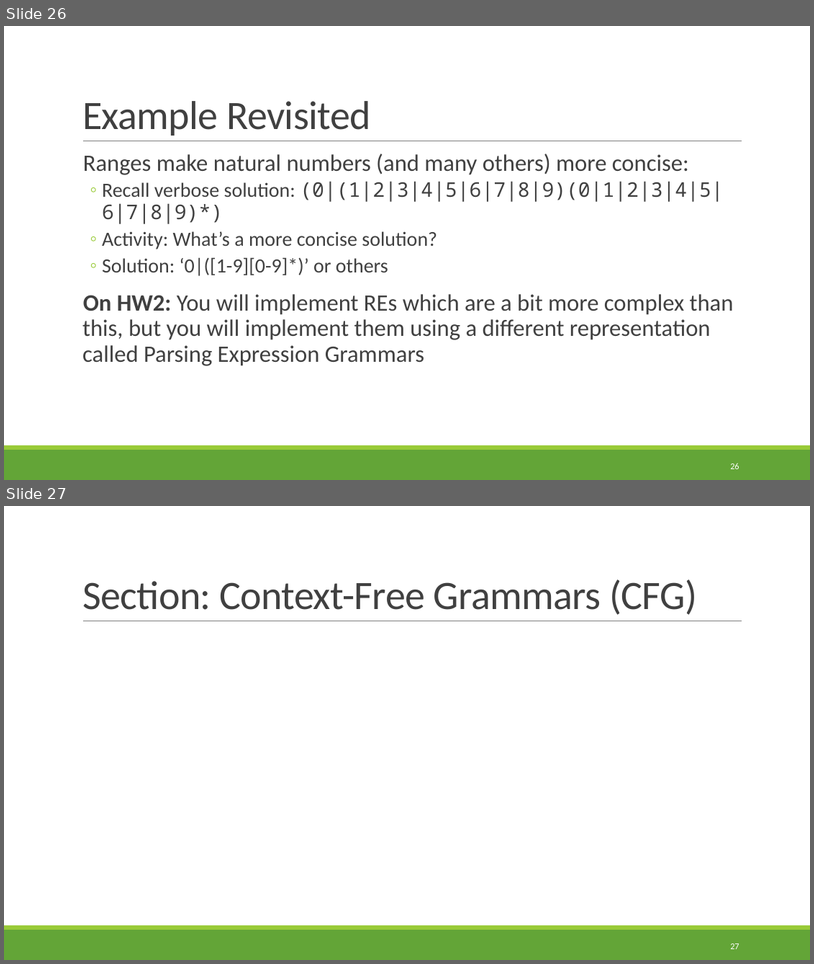
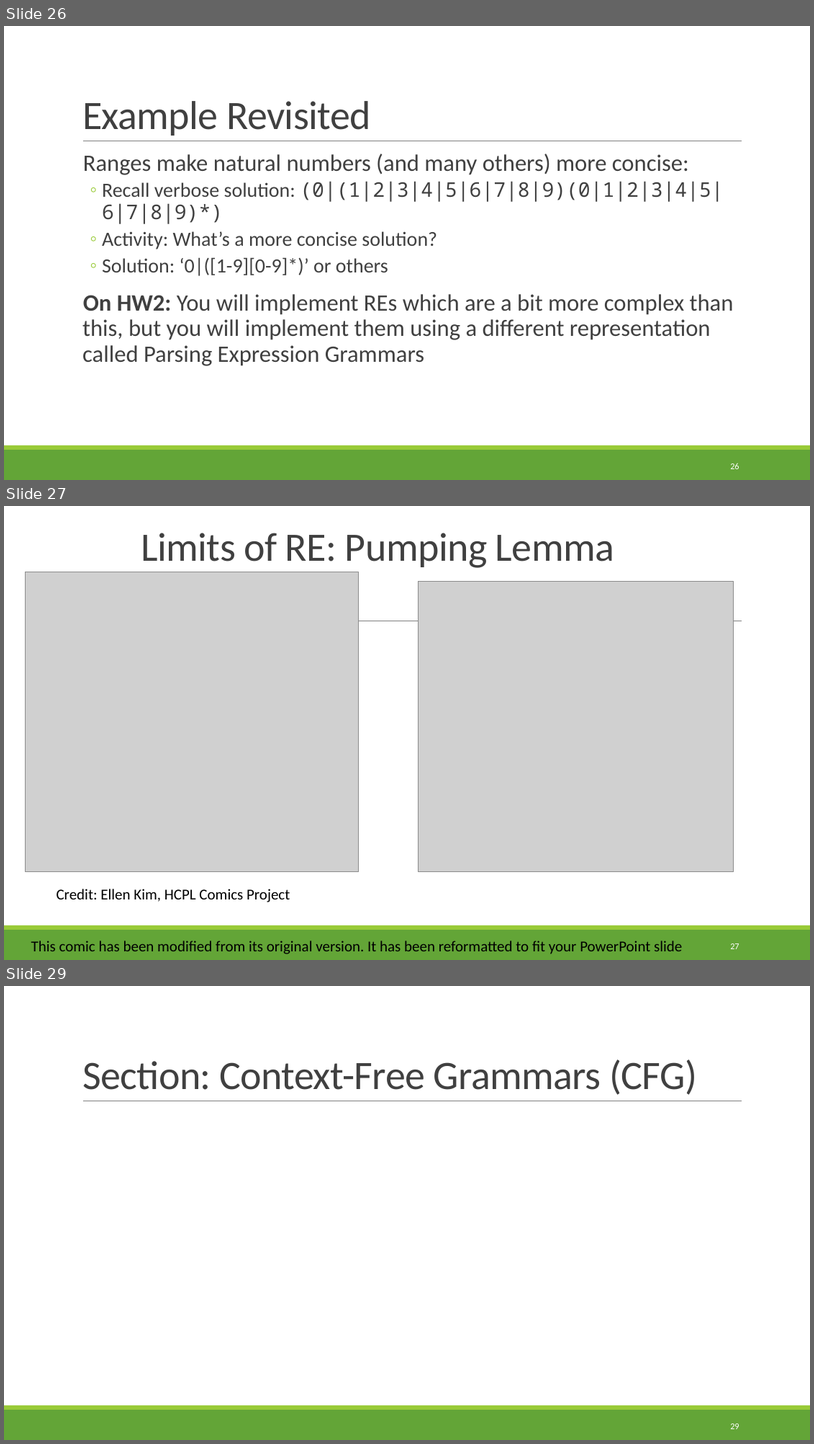
Before and after one commit to rbohrer/pl-course, a slide deck: LectureSlides/0405Parsing.pptx. Shown one above the other, each under a label of ours: slides 26 and 27 before the commit, slides 26, 27 and 29 after it; the slides between them are not shown. The pictures are 814x964 and 814x1444 pixels, drawn with LibreOffice and Linux fonts; fonts in the diff are those of the drawing; grey boxes stand for pictures. Boxes give left, top, right and bottom in pixels: in the first picture for what was removed or moved away, otherwise in the second. Text is boxed around its words. In the diff, an @@ line names an element or a change of style, - is before the commit and + after.

```diff
--- a/LectureSlides/0405Parsing.pptx
+++ b/LectureSlides/0405Parsing.pptx
@@ slide 27 added at bbox=[4, 506, 810, 960], background #FFFFFF; not listed: 3 template elements that a slide beside it also shows @@
@@ title added at bbox=[141, 533, 615, 568], 48 pt, text #404040 @@
+Limits of RE: Pumping Lemma
@@ picture added at bbox=[25, 572, 358, 871] @@
@@ picture added at bbox=[419, 581, 734, 871] @@
@@ text added at bbox=[57, 888, 290, 902], 18 pt, text #000000 @@
+Credit: Ellen Kim, HCPL Comics Project
@@ text added at bbox=[31, 940, 682, 954], 18 pt, text #000000 @@
+This comic has been modified from its original version. It has been reformatted to fit your PowerPoint slide
@@ page number added at bbox=[730, 943, 739, 949], 10.5 pt, text #FFFFFF @@
+27
@@ what was slide 27 is now slide 29 @@
@@ page number at bbox=[730, 1423, 739, 1429]: text changed @@
-27
+29
```
Also in this commit, not shown: 1 slide changed, 1 other slide added.
